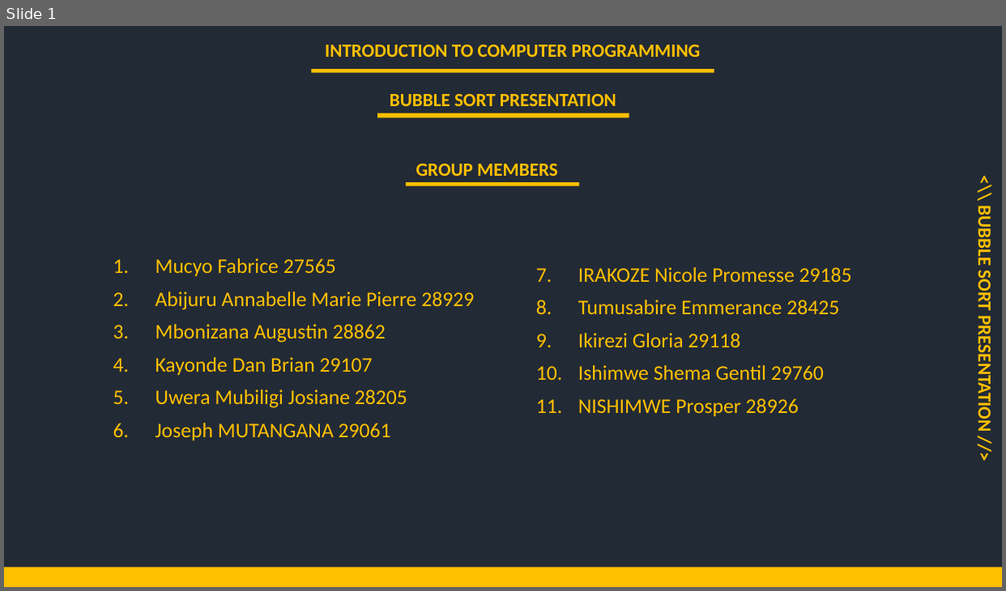
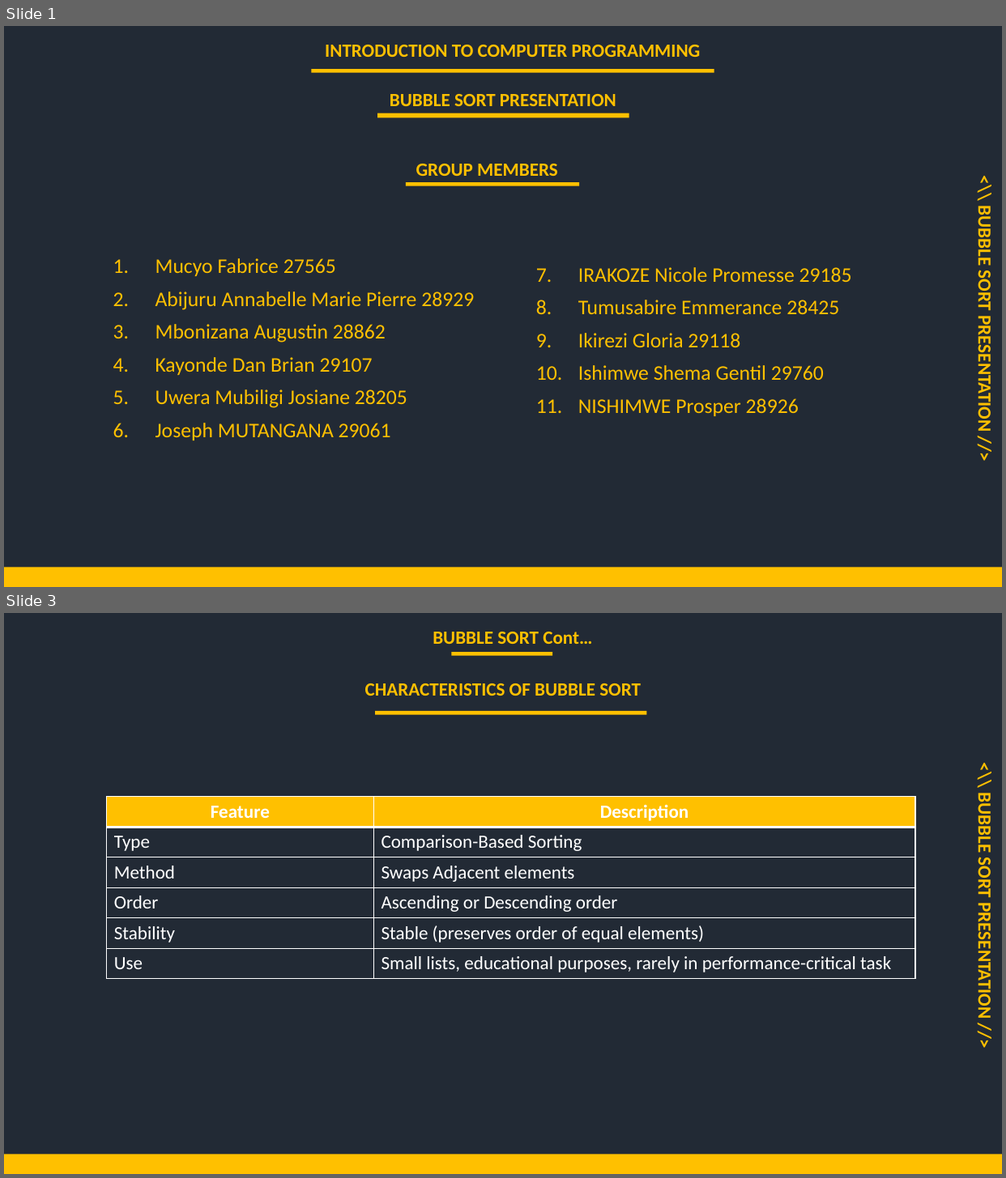
Before and after one commit to mutanganajoseph/Documents, a slide deck: auca/Sem-3/ICP/Assignment/Solution/Group4_Bubble_Sort_Presentation.pptx. Shown one above the other, each under a label of ours: slide 1 before the commit, slides 1 and 3 after it; the slides between them are not shown. The pictures are 1006x591 and 1006x1178 pixels, drawn with LibreOffice and Linux fonts; fonts in the diff are those of the drawing. Boxes give left, top, right and bottom in pixels: in the first picture for what was removed or moved away, otherwise in the second. Text is boxed around its words. In the diff, an @@ line names an element or a change of style, - is before the commit and + after.

```diff
--- a/auca/Sem-3/ICP/Assignment/Solution/Group4_Bubble_Sort_Presentation.pptx
+++ b/auca/Sem-3/ICP/Assignment/Solution/Group4_Bubble_Sort_Presentation.pptx
@@ slide 3 added at (4,613,1002,1174), background #222A35 @@
@@ text added at (432,632,592,644), 18 pt, text #FFC000, bold @@
+BUBBLE SORT Cont…
@@ rectangle added at (452,652,552,656), fill #FFC000 @@
@@ text added at (365,683,641,696), 18 pt, text #FFC000, bold @@
+CHARACTERISTICS OF BUBBLE SORT
@@ rectangle added at (375,711,647,715), fill #FFC000 @@
@@ table added at (107,797,916,979), 6 rows, 2 columns @@
+Feature | Description
+Type | Comparison-Based Sorting
+Method | Swaps Adjacent elements
+Order | Ascending or Descending order
+Stability | Stable (preserves order of equal elements)
+Use | Small lists, educational purposes, rarely in performance-critical task
@@ text added at (974,798,996,1016), 18 pt, text #FFC000, bold @@
+<\\ BUBBLE SORT PRESENTATION //>
@@ rectangle added at (4,1154,1002,1174), fill #FFC000 @@
```
Also in this commit, not shown: 3 slides changed, 10 other slides added, 2 other files.
